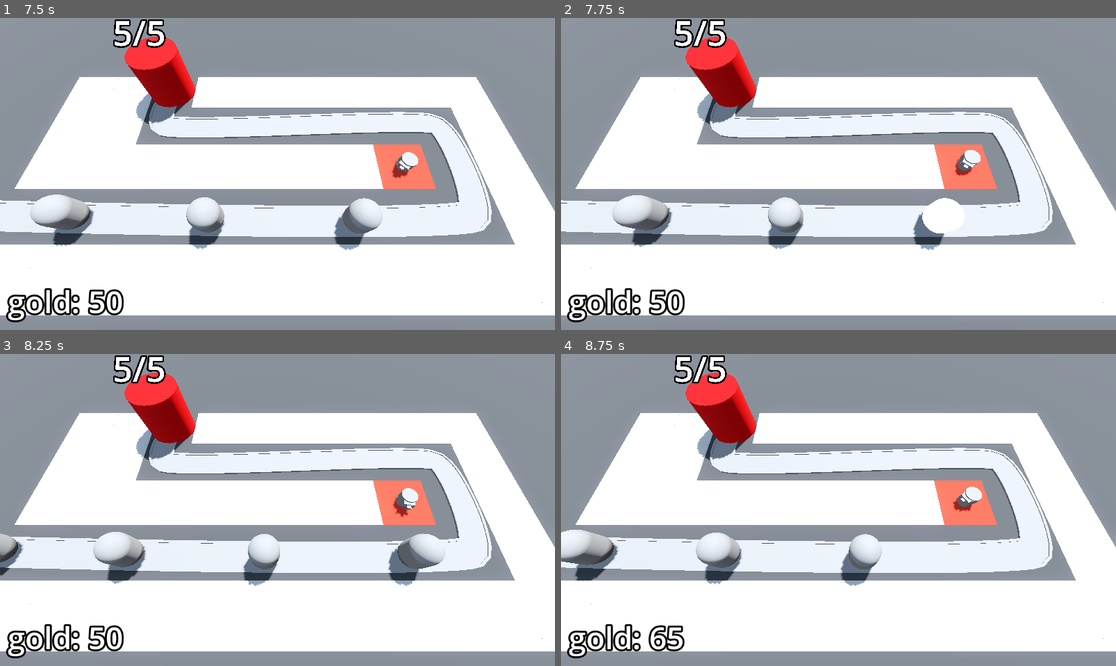
Above: before the commit, frames 1-4 (two rows, left to right).
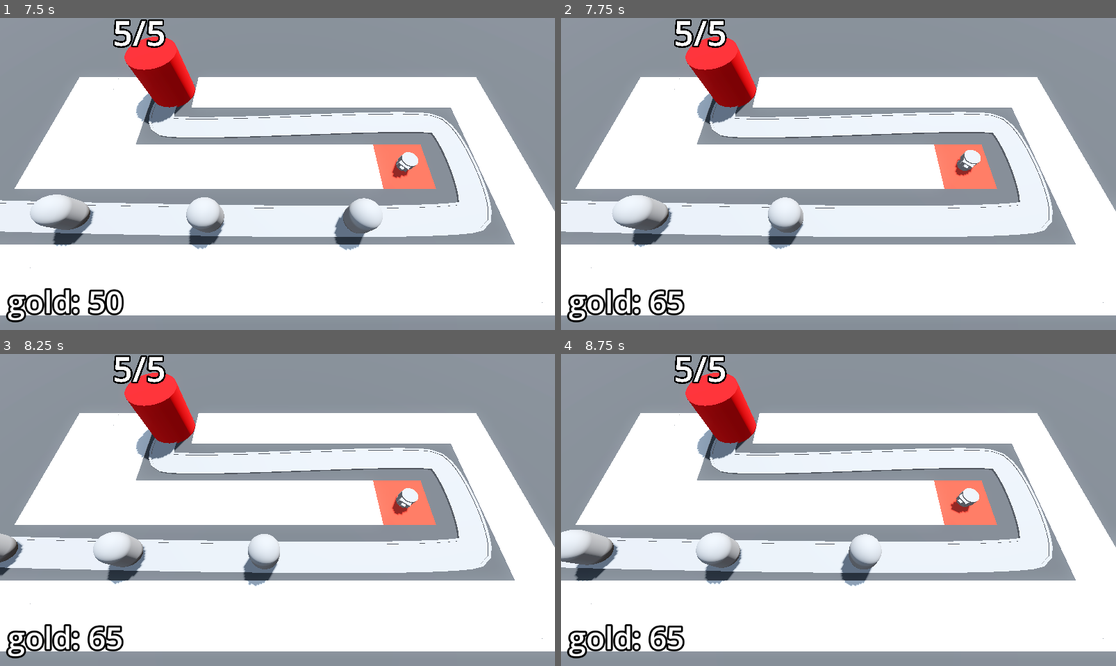
Above: after the commit, the same moments.

Repository: t04glovern/TinyTowerDefense
Game: Godot game, scene res://Levels/BaseLevel.tscn
Same seed, same stepped clock (60 frames per second), same inputs: the game is played once before the commit and once after it.
Inputs (mouse positions are in pixels of both pictures, inside the frame that each line leads up to):
- Up to frame 1 (7.5 s): tap Enter at 0.5, 2 s; move the mouse to (399, 158) at 0.52 s; press the mouse at (399, 158) at 0.53 s; tap Space at 1.25 s; move the mouse to (166, 189) at 1.27 s; release the mouse at (166, 189) at 1.28 s; click (166, 189) at 1.35 s; move the mouse to (333, 105) at 2.02 s; press the mouse at (333, 105) at 2.03 s; move the mouse to (249, 236) at 2.77 s; release the mouse at (249, 236) at 2.78 s; click (249, 236) at 2.85 s; move the mouse to (444, 220) at 3.52 s; press the mouse at (444, 220) at 3.53 s; move the mouse to (111, 127) at 4.27 s; release the mouse at (111, 127) at 4.28 s; click (111, 127) at 4.35 s; move the mouse to (305, 174) at 5.02 s; press the mouse at (305, 174) at 5.03 s; move the mouse to (194, 96) at 5.77 s; release the mouse at (194, 96) at 5.78 s; click (194, 96) at 5.85 s; move the mouse to (399, 158) at 6.52 s; press the mouse at (399, 158) at 6.53 s; move the mouse to (166, 189) at 7.27 s; release the mouse at (166, 189) at 7.28 s; click (166, 189) at 7.35 s
- Up to frame 2 (7.75 s): no input
- Up to frame 3 (8.25 s): move the mouse to (333, 441) at 8.02 s; press the mouse at (333, 441) at 8.03 s
- Up to frame 4 (8.75 s): no input

Frame 1 is identical in both runs. In frame 2, 0.7% of the frame differs, in the area x 15-76%, y 42-96%; in frame 3, 1.3%, in the area x 15-81%, y 45-96%; in frame 4, 0.1%.

Commit message:
56. Scaling Enemy Health

Diff:
--- a/Base/base.gd
+++ b/Base/base.gd
@@ -6,7 +6,6 @@
 var current_health: int:
     set(health_in):
         current_health = health_in
-        print("Health was changed")
         label_3d.text = str(current_health) + "/" + str(max_health)
         var red: Color = Color.RED
         var white: Color = Color.WHITE
@@ -22,5 +21,4 @@
 
 
 func take_damage() -> void:
-    print("Damage dealt to base!")
     current_health -= 1
--- a/DifficultyManager/difficulty_manager.gd
+++ b/DifficultyManager/difficulty_manager.gd
@@ -1,7 +1,10 @@
 extends Node
+
+signal stop_spawning_enemies
 
 @export var game_length: float = 30.0
 @export var spawn_time_curve: Curve
+@export var enemy_health_curve: Curve
 
 @onready var timer: Timer = $Timer
 
@@ -16,3 +19,11 @@
 
 func get_spawn_time() -> float:
 	return spawn_time_curve.sample(game_progress_ration())
+
+
+func get_enemy_health() -> float:
+	return enemy_health_curve.sample(game_progress_ration())
+
+
+func _on_timer_timeout():
+	stop_spawning_enemies.emit()
--- a/DifficultyManager/difficulty_manager.tscn
+++ b/DifficultyManager/difficulty_manager.tscn
@@ -14,3 +14,5 @@
 
 [node name="Timer" type="Timer" parent="."]
 one_shot = true
+
+[connection signal="timeout" from="Timer" to="." method="_on_timer_timeout"]
--- a/Enemy/enemy.gd
+++ b/Enemy/enemy.gd
@@ -27,3 +27,4 @@
 	if progress_ratio == 1.0:
 		base.take_damage()
 		set_process(false)
+		queue_free()
--- a/Levels/BaseLevel.tscn
+++ b/Levels/BaseLevel.tscn
@@ -37,6 +37,12 @@
 font_size = 64
 outline_size = 16
 outline_color = Color(0, 0, 0, 1)
+
+[sub_resource type="Curve" id="Curve_r2dk3"]
+min_value = 10.0
+max_value = 150.0
+_data = [Vector2(0, 10), 0.0, 140.0, 0, 1, Vector2(1, 150), 140.0, 0.0, 1, 0]
+point_count = 2
 
 [node name="BaseLevel" type="Node3D"]
 
@@ -142,5 +148,7 @@
 label_settings = SubResource("LabelSettings_ofsob")
 
 [node name="DifficultyManager" parent="." instance=ExtResource("9_o07t2")]
+enemy_health_curve = SubResource("Curve_r2dk3")
 
 [connection signal="timeout" from="EnemyPath/Timer" to="EnemyPath" method="spawn_enemy"]
+[connection signal="stop_spawning_enemies" from="DifficultyManager" to="EnemyPath" method="_on_difficulty_manager_stop_spawning_enemies"]
--- a/Turret/projectile.gd
+++ b/Turret/projectile.gd
@@ -17,6 +17,5 @@
 
 func _on_area_entered(area: Area3D) -> void:
 	if area.is_in_group("enemy_area"):
-		print(area)
 		area.get_parent().current_health -= 25
 		queue_free()
--- a/enemy_path.gd
+++ b/enemy_path.gd
@@ -10,5 +10,10 @@
 
 func spawn_enemy() -> void:
 	var new_enemy = enemy_scene.instantiate()
+	new_enemy.max_health = difficulty_manager.get_enemy_health()
 	add_child(new_enemy)
 	timer.wait_time = difficulty_manager.get_spawn_time()
+
+
+func _on_difficulty_manager_stop_spawning_enemies() -> void:
+	timer.stop()
Not shown: 1 places in Levels/BaseLevel.tscn that only renumber resources
